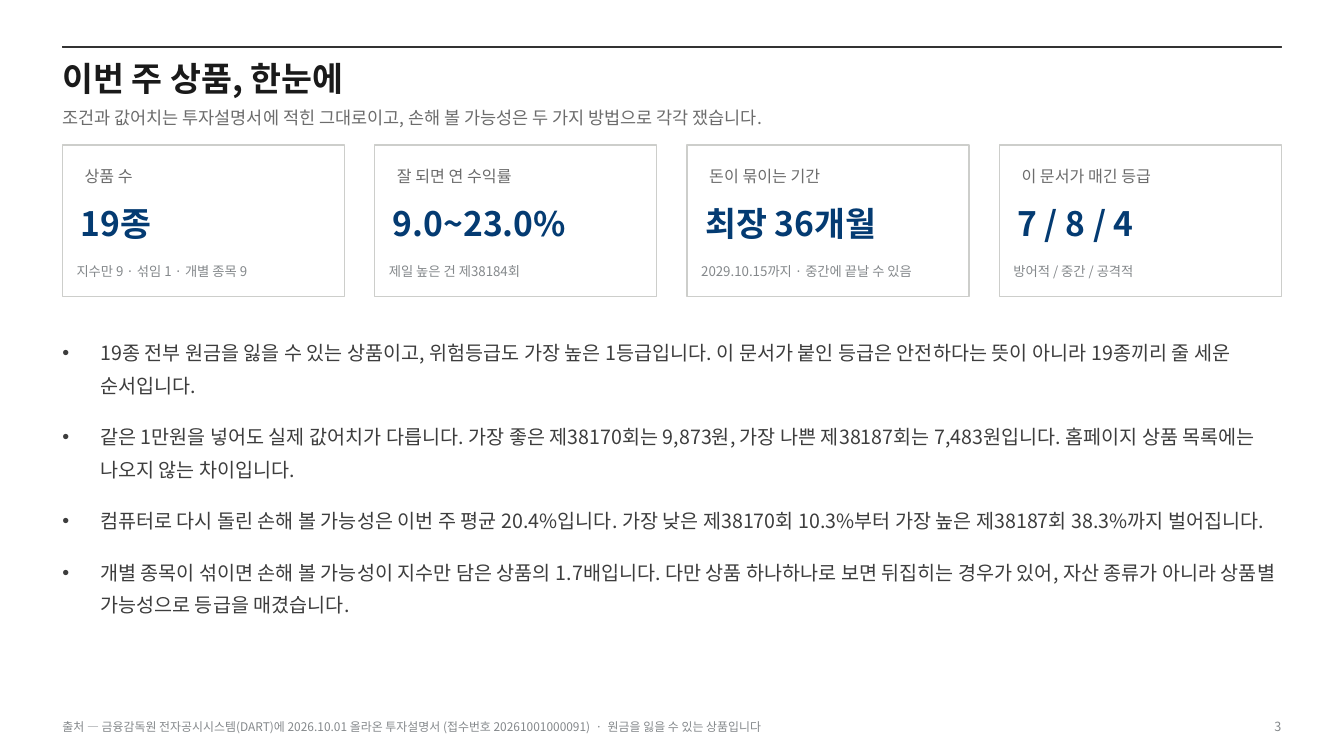
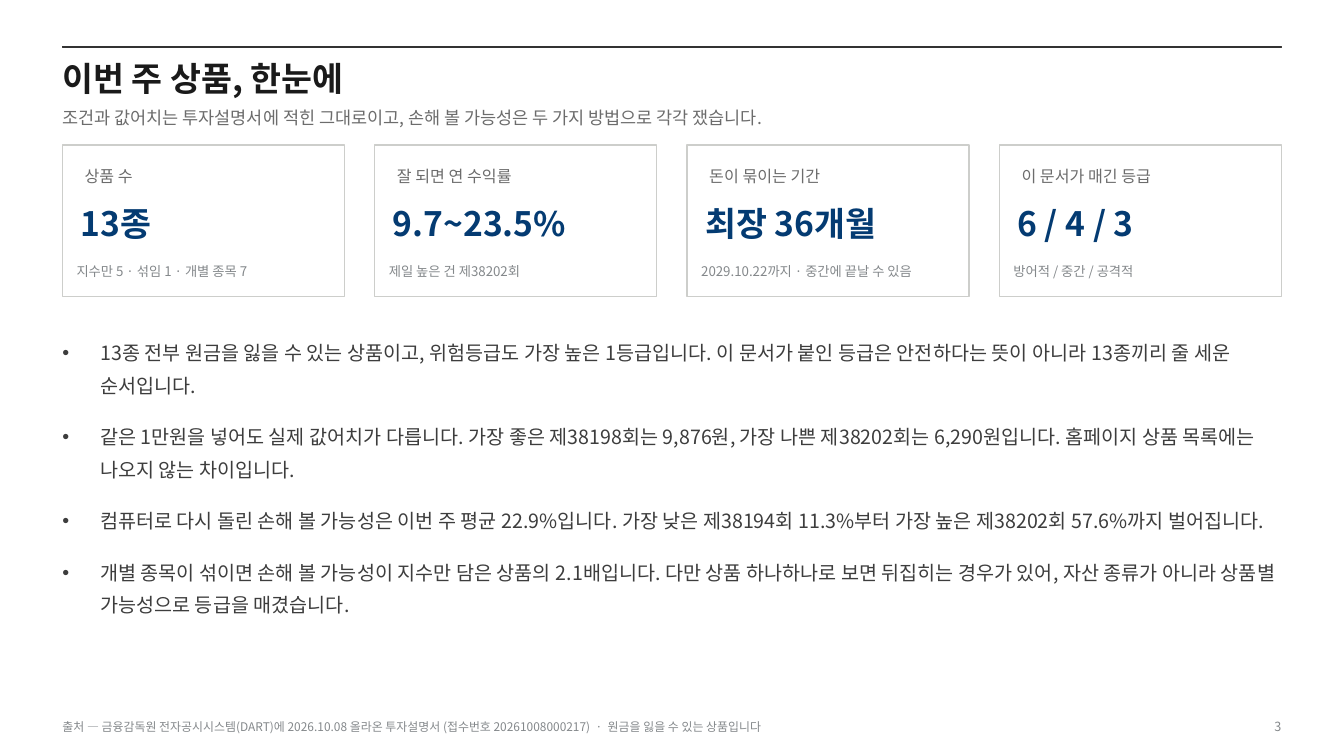
Before and after one commit to hanaroline/work_1, a slide deck: slide 3 of els-analysis-deck.pptx. Drawn at 1344x756 pixels with LibreOffice and Linux fonts; fonts in the diff are those of the drawing. Boxes give left, top, right and bottom in pixels: in the first picture for what was removed or moved away, otherwise in the second. Text is boxed around its words. In the diff, an @@ line names an element or a change of style, - is before the commit and + after.

```diff
--- a/els-analysis-deck.pptx
+++ b/els-analysis-deck.pptx
@@ text at [81,209,152,239]: text changed @@
-19종
+13종
@@ text at [393,210,566,237]: text changed @@
-9.0~23.0%
+9.7~23.5%
@@ text at [1018,210,1134,237]: text changed @@
-7 / 8 / 4
+6 / 4 / 3
@@ text at [77,265,247,277]: text changed @@
-지수만 9 · 섞임 1 · 개별 종목 9
+지수만 5 · 섞임 1 · 개별 종목 7
@@ text at [389,265,520,277]: text changed @@
-제일 높은 건 제38184회
+제일 높은 건 제38202회
@@ text at [701,265,911,277]: text changed @@
-2029.10.15까지 · 중간에 끝날 수 있음
+2029.10.22까지 · 중간에 끝날 수 있음
@@ text at [100,343,1275,614]: text changed @@
-• 19종 전부 원금을 잃을 수 있는 상품이고, 위험등급도 가장 높은 1등급입니다. 이 문서가 붙인 등급은 안전하다는 뜻이 아니라 19종끼리 줄 세운 순서입니다.
-• 같은 1만원을 넣어도 실제 값어치가 다릅니다. 가장 좋은 제38170회는 9,873원, 가장 나쁜 제38187회는 7,483원입니다. 홈페이지 상품 목록에는 나오지 않는 차이입니다.
-• 컴퓨터로 다시 돌린 손해 볼 가능성은 이번 주 평균 20.4%입니다. 가장 낮은 제38170회 10.3%부터 가장 높은 제38187회 38.3%까지 벌어집니다.
-• 개별 종목이 섞이면 손해 볼 가능성이 지수만 담은 상품의 1.7배입니다. 다만 상품 하나하나로 보면 뒤집히는 경우가 있어, 자산 종류가 아니라 상품별 가능성으로 등급을 매겼습니다.
+• 13종 전부 원금을 잃을 수 있는 상품이고, 위험등급도 가장 높은 1등급입니다. 이 문서가 붙인 등급은 안전하다는 뜻이 아니라 13종끼리 줄 세운 순서입니다.
+• 같은 1만원을 넣어도 실제 값어치가 다릅니다. 가장 좋은 제38198회는 9,876원, 가장 나쁜 제38202회는 6,290원입니다. 홈페이지 상품 목록에는 나오지 않는 차이입니다.
+• 컴퓨터로 다시 돌린 손해 볼 가능성은 이번 주 평균 22.9%입니다. 가장 낮은 제38194회 11.3%부터 가장 높은 제38202회 57.6%까지 벌어집니다.
+• 개별 종목이 섞이면 손해 볼 가능성이 지수만 담은 상품의 2.1배입니다. 다만 상품 하나하나로 보면 뒤집히는 경우가 있어, 자산 종류가 아니라 상품별 가능성으로 등급을 매겼습니다.
@@ text at [62,721,761,733]: text changed @@
-출처 — 금융감독원 전자공시시스템(DART)에 2026.10.01 올라온 투자설명서 (접수번호 20261001000091) · 원금을 잃을 수 있는 상품입니다
+출처 — 금융감독원 전자공시시스템(DART)에 2026.10.08 올라온 투자설명서 (접수번호 20261008000217) · 원금을 잃을 수 있는 상품입니다
```
Also in this commit, not shown: 15 other slides changed, 23 other files.
